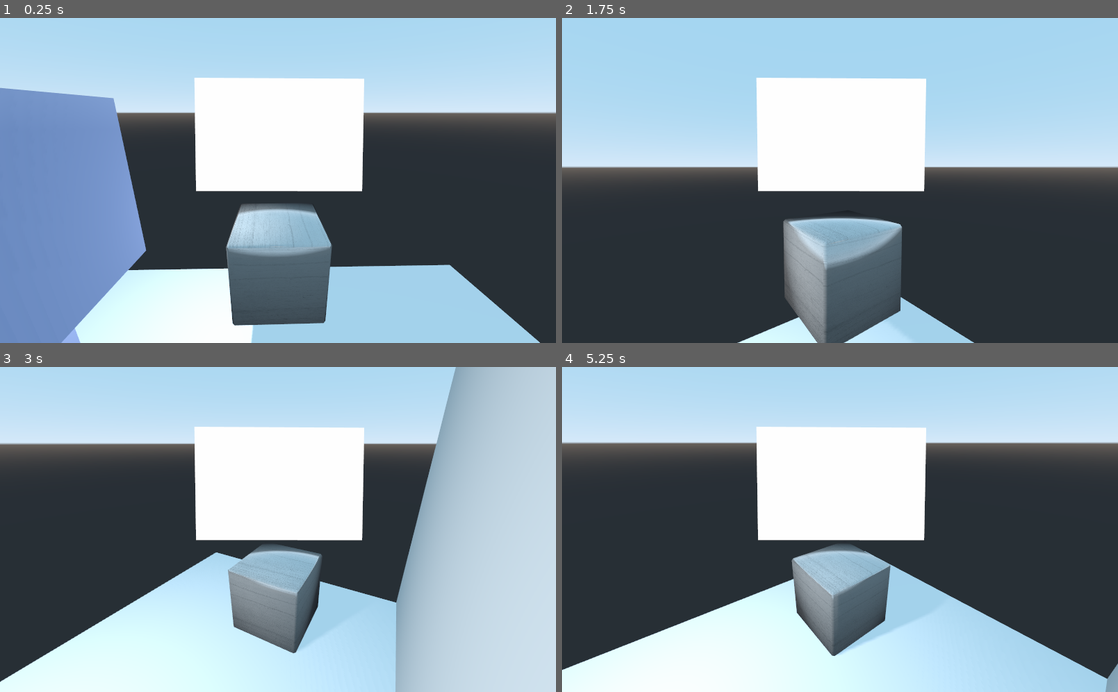
Above: before the commit, frames 1-4 (two rows, left to right).
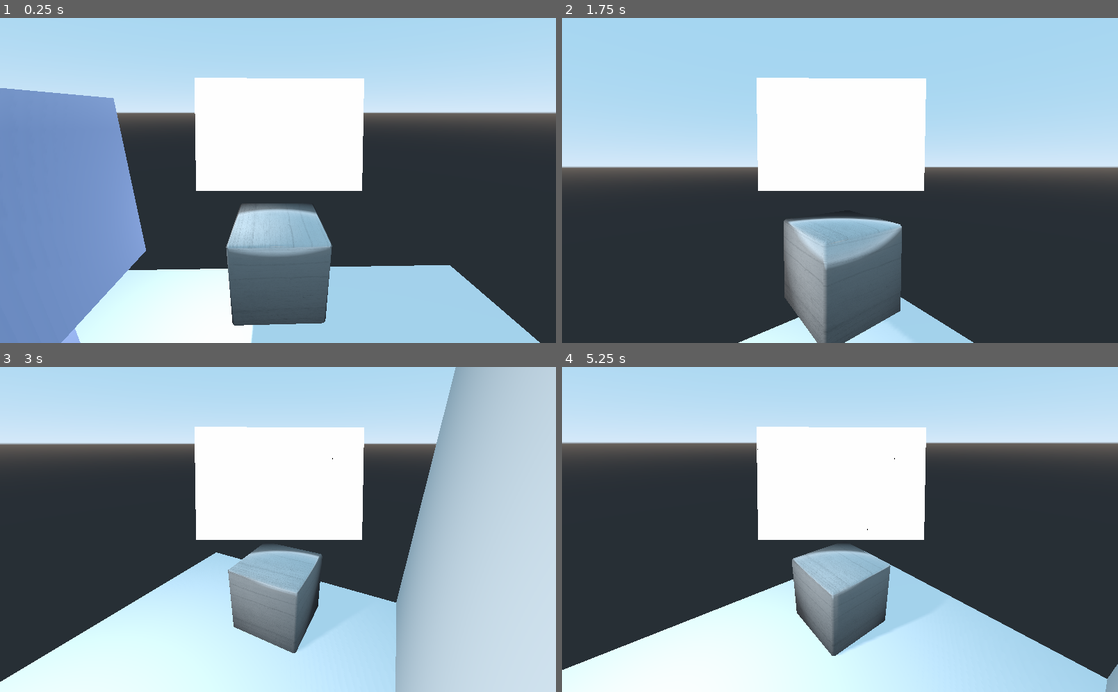
Above: after the commit, the same moments.

Repository: lmsonic/ArtGame
Game: Godot game, scene res://gui_in_3d.tscn
The game is run twice, just before and just after one commit, with the same random seed, the same clock (stepped at 60 frames per second) and the same inputs.
Inputs (mouse positions are in pixels of both pictures, inside the frame that each line leads up to):
- Up to frame 1 (0.25 s): no input
- Up to frame 2 (1.75 s): tap Enter (ui_accept) at 0.5, 0.77 s; move the mouse to (962, 164) at 0.52 s; press the mouse at (962, 164) at 0.53 s; hold Right (ui_right) 0.53-1.25 s; release the mouse at (962, 164) at 1.25 s; drag from (728, 196) to (812, 245) at 1.27 s
- Up to frame 3 (3 s): move the mouse to (333, 458) at 2.02 s; press the mouse at (333, 458) at 2.03 s; hold Right (ui_right) 2.03-2.75 s; release the mouse at (333, 458) at 2.75 s; drag from (250, 594) to (111, 480) at 2.77 s
- Up to frame 4 (5.25 s): move the mouse to (1006, 578) at 3.52 s; press the mouse at (1006, 578) at 3.53 s; hold Left (ui_left) 3.53-4.25 s; tap Enter (ui_accept) at 3.77 s; release the mouse at (1006, 578) at 4.25 s; drag from (673, 480) to (756, 448) at 4.27 s; move the mouse to (867, 529) at 5.02 s; press the mouse at (867, 529) at 5.03 s; hold Down (ui_down) from 5.03 s (still down)

The runs differ from the first frame. In frame 1, 0.4% of the frame differs, in the area x 0-97%, y 18-100%; in frame 2, 0.2%; in frame 3, 0.3%; in frame 4, 0.4%.

Commit message:
Implemented GestureRecognizer UNTESTED

Diff:
--- a/Draw.gd
+++ b/Draw.gd
@@ -34,8 +34,8 @@
 		update()
 
 func _draw():
-	#draw_points(2.5,Color.black)
-	draw_lines(lines,paintColor)
+	draw_points(2.5,Color.black)
+	#draw_lines(lines,paintColor)
 
 func draw_lines(lines,color:Color):
 	for line in lines:
--- a/Draw.tscn
+++ b/Draw.tscn
@@ -1,7 +1,7 @@
 [gd_scene load_steps=3 format=2]
 
 [ext_resource path="res://Draw.gd" type="Script" id=1]
-[ext_resource path="res://GestureRecognizer.gd" type="Script" id=2]
+[ext_resource path="res://pdollar/GestureRecognizer.gd" type="Script" id=2]
 
 [node name="Draw" type="ColorRect"]
 anchor_right = 1.0
--- a/GestureRecognizer.gd
+++ /dev/null
@@ -1,17 +0,0 @@
-extends Node
-
-var gestures
-# Declare member variables here. Examples:
-# var a = 2
-# var b = "text"
-
-
-# Called when the node enters the scene tree for the first time.
-func _ready():
-	pass # Replace with function body.
-
-func recognize(gesture):
-	pass
-# Called every frame. 'delta' is the elapsed time since the previous frame.
-#func _process(delta):
-#	pass
--- /dev/null
+++ b/pdollar/Gesture.gd
@@ -0,0 +1,122 @@
+extends Node
+
+class_name Gesture
+#	/// <summary>
+#    /// Implements a gesture as a cloud of points (i.e., an unordered set of points).
+#    /// Gestures are normalized with respect to scale, translated to origin, and resampled into a fixed number of 32 points.
+#    /// </summary>
+onready var Point:=preload("res://pdollar/Point.gd")
+var Points:Array           #// gesture points (normalized)
+var Name: = "";                 #// gesture class
+const SAMPLING_RESOLUTION := 32;
+#/// <summary>
+#/// Constructs a gesture from an array of points
+#/// </summary>
+#/// <param name="points"></param>
+func _init(points:Array, gestureName:String = ""):
+	self.Name = gestureName;
+	#// normalizes the array of points with respect to scale, origin,
+	#and number of points
+	self.Points = Scale(points);
+	self.Points = TranslateTo(Points, Centroid(Points));
+	self.Points = Resample(Points, SAMPLING_RESOLUTION);
+#/// <summary>
+#/// Performs scale normalization with shape preservation into [0..1]x[0..1]
+#/// </summary>
+#/// <param name="points"></param>
+#/// <returns></returns>
+func Scale(points:Array)-> Array:
+	var minx:float = INF
+	var miny:float = INF
+	var maxx:float = -INF
+	var maxy:float = -INF
+	for i in range(points.size()):
+		if minx > points[i].X :minx = points[i].X;
+		if miny > points[i].Y :miny = points[i].Y;
+		if maxx < points[i].X :maxx = points[i].X;
+		if maxy < points[i].Y :maxy = points[i].Y;
+
+	var newPoints: = []
+	var scale:float = max(maxx - minx, maxy - miny);
+	for i in range(points.size()):
+		newPoints[i] = Point.new((points[i].X - minx) / scale,
+						(points[i].Y - miny) / scale,
+						points[i].StrokeID);
+	return newPoints;
+#/// <summary>
+#/// Translates the array of points by p
+#/// </summary>
+#/// <param name="points"></param>
+#/// <param name="p"></param>
+#/// <returns></returns>
+func TranslateTo(points:Array, p:Point) -> Array:
+	var newPoints: = []
+	for i in range(points.size()):
+		newPoints[i] = Point.new(points[i].X - p.X,
+					points[i].Y - p.Y,
+					points[i].StrokeID);
+	return newPoints;
+#/// <summary>
+#/// Computes the centroid for an array of points
+#/// </summary>
+#/// <param name="points"></param>
+#/// <returns></returns>
+func Centroid(points:Array) -> Point:
+	var cx:float = 0.0
+	var cy:float = 0.0
+	for i in range(points.size()):
+		cx += points[i].X;
+		cy += points[i].Y;
+	return Point.new(cx / points.size(), cy / points.size(), 0);
+#/// <summary>
+#/// Resamples the array of points into n equally-distanced points
+#/// </summary>
+#/// <param name="points"></param>
+#/// <param name="n"></param>
+#/// <returns></returns>
+func Resample(points:Array,  n:int) -> Array:
+	var newPoints: = []
+	newPoints[0] = Point.new(points[0].X, points[0].Y, points[0].StrokeID);
+	var numPoints:= 1;
+
+	var I:float = PathLength(points) / (n - 1); #// computes interval length
+	var D:float = 0.0;
+	for i in range(points.size()):
+		if points[i].StrokeID == points[i - 1].StrokeID:
+			var d:float = Point.EuclideanDistance(points[i - 1], points[i]);
+			if D + d >= I:
+				var firstPoint:Point = points[i - 1];
+				while D + d >= I:
+					#// add interpolated point
+					var t:float = min(max((I - D) / d, 0.0), 1.0);
+					if t==NAN: t = 0.5
+					newPoints[numPoints] = Point.new(
+						(1.0 - t) * firstPoint.X + t * points[i].X,
+						(1.0 - t) * firstPoint.Y + t * points[i].Y,
+						points[i].StrokeID)
+					numPoints+=1
+					#// update partial length
+					d = D + d - I;
+					D = 0;
+					firstPoint = newPoints[numPoints - 1];
+				D = d;
+			else: D += d;
+
+	if numPoints == n - 1: #// sometimes we fall a rounding-error short of adding the last point, so add it if so
+		newPoints[numPoints] = Point.new(points[points.size() - 1].X,
+						points[points.size() - 1].Y,
+						points[points.size() - 1].StrokeID);
+		numPoints+=1
+	return newPoints;
+
+#/// <summary>
+#/// Computes the path length for an array of points
+#/// </summary>
+#/// <param name="points"></param>
+#/// <returns></returns>
+func PathLength(points:Array) -> float:
+	var length:float = 0.0;
+	for i in range(points.size()):
+		if points[i].StrokeID == points[i - 1].StrokeID:
+			length += Point.EuclideanDistance(points[i - 1], points[i]);
+	return length;
--- /dev/null
+++ b/pdollar/GestureRecognizer.gd
@@ -0,0 +1,82 @@
+extends Node
+
+class_name PointCloudRecognizer
+
+onready var Gesture :=preload("res://pdollar/Gesture.gd")
+onready var Point :=preload("res://pdollar/Point.gd")
+#/// <summary>
+#/// Main function of the $P recognizer.
+#/// Classifies a candidate gesture against a set of training samples.
+#/// Returns the class of the closest neighbor in the training set.
+#/// </summary>
+#/// <param name="candidate"></param>
+#/// <param name="trainingSet"></param>
+#/// <returns></returns>
+func Classify( candidate:Gesture,  trainingSet:Array) -> String:
+	var minDistance:float = INF;
+	var gestureClass := "";
+	for template in trainingSet:
+		var dist:float = GreedyCloudMatch(candidate.Points, template.Points);
+		if dist < minDistance:
+			minDistance = dist;
+			gestureClass = template.Name;
+	return gestureClass;
+
+#/// <summary>
+#/// Implements greedy search for a minimum-distance matching between two point clouds
+#/// </summary>
+#/// <param name="points1"></param>
+#/// <param name="points2"></param>
+#/// <returns></returns>
+func GreedyCloudMatch(points1:Array,  points2:Array) -> float:
+	var n:int = points1.size(); #// the two clouds should have
+								#the same number of points by now
+	var eps:float = 0.5;       	#// controls the number of greedy
+								#search trials (eps is in [0..1])
+	var step:int = int(floor(pow(n, 1.0 - eps)));
+	var minDistance:float = INF;
+	for i in range(0,n,step):
+		var dist1:float = CloudDistance(points1, points2, i);
+		#// match points1 --> points2 starting with index point i
+		var dist2:float = CloudDistance(points2, points1, i);
+		#// match points2 --> points1 starting with index point i
+		minDistance = min(minDistance, min(dist1, dist2));
+	return minDistance;
+
+#/// <summary>
+#/// Computes the distance between two point clouds by performing a minimum-distance greedy matching
+#/// starting with point startIndex
+#/// </summary>
+#/// <param name="points1"></param>
+#/// <param name="points2"></param>
+#/// <param name="startIndex"></param>
+#/// <returns></returns>
+func CloudDistance(points1:Array,  points2:Array,  startIndex:int) -> float:
+	var n:int = points1.size();
+	#// the two clouds should have the same number of points by now
+	var matched := [];
+	#// matched[i] signals whether point i from the 2nd cloud has been already matched
+	for i in range(n):
+		matched[i]=false
+	#// no points are matched at the beginning
+
+	var sum:float = 0.0;  #// computes the sum of distances between matched points (i.e., the distance between the two clouds)
+	var i:int = startIndex;
+	while i != startIndex:
+		var index :int = -1;
+		var minDistance:float = INF;
+		for j in range(n):
+			if !matched[j]:
+				var dist:float = Point.SqrEuclideanDistance(points1[i], points2[j]);
+				#  // use squared Euclidean distance to save some processing time
+				if dist < minDistance:
+					minDistance = dist;
+					index = j;
+
+		matched[index] = true;
+		#// point index from the 2nd cloud is matched to point i from the 1st cloud
+		var weight:float = 1.0 - ((i - startIndex + n) % n) / (1.0 * n);
+		sum += weight * minDistance;
+		#// weight each distance with a confidence coefficient that decreases from 1 to 0
+		i = (i + 1) % n;
+	return sum;
--- /dev/null
+++ b/pdollar/Point.gd
@@ -0,0 +1,18 @@
+extends Node
+
+class_name Point
+
+var X:float
+var Y:float
+var StrokeID:int
+
+func _init(x:float,y:float,strokeId:int):
+	self.X = x;
+	self.Y = y;
+	self.StrokeID = strokeId;
+
+static func SqrEuclideanDistance(a:Point,b:Point)-> float:
+	return (a.X - b.X) * (a.X - b.X) + (a.Y - b.Y) * (a.Y - b.Y);
+
+static func EuclideanDistance(a:Point,b:Point) -> float:
+	return sqrt(SqrEuclideanDistance(a, b));
--- a/project.godot
+++ b/project.godot
@@ -8,9 +8,26 @@
 
 config_version=4
 
-_global_script_classes=[  ]
+_global_script_classes=[ {
+"base": "Node",
+"class": "Gesture",
+"language": "GDScript",
+"path": "res://pdollar/Gesture.gd"
+}, {
+"base": "Node",
+"class": "Point",
+"language": "GDScript",
+"path": "res://pdollar/Point.gd"
+}, {
+"base": "Node",
+"class": "PointCloudRecognizer",
+"language": "GDScript",
+"path": "res://pdollar/GestureRecognizer.gd"
+} ]
 _global_script_class_icons={
-
+"Gesture": "",
+"Point": "",
+"PointCloudRecognizer": ""
 }
 
 [application]
@@ -71,6 +88,4 @@
 
 [rendering]
 
-quality/filters/use_nearest_mipmap_filter=true
-quality/filters/msaa=4
 environment/default_environment="res://default_env.tres"
